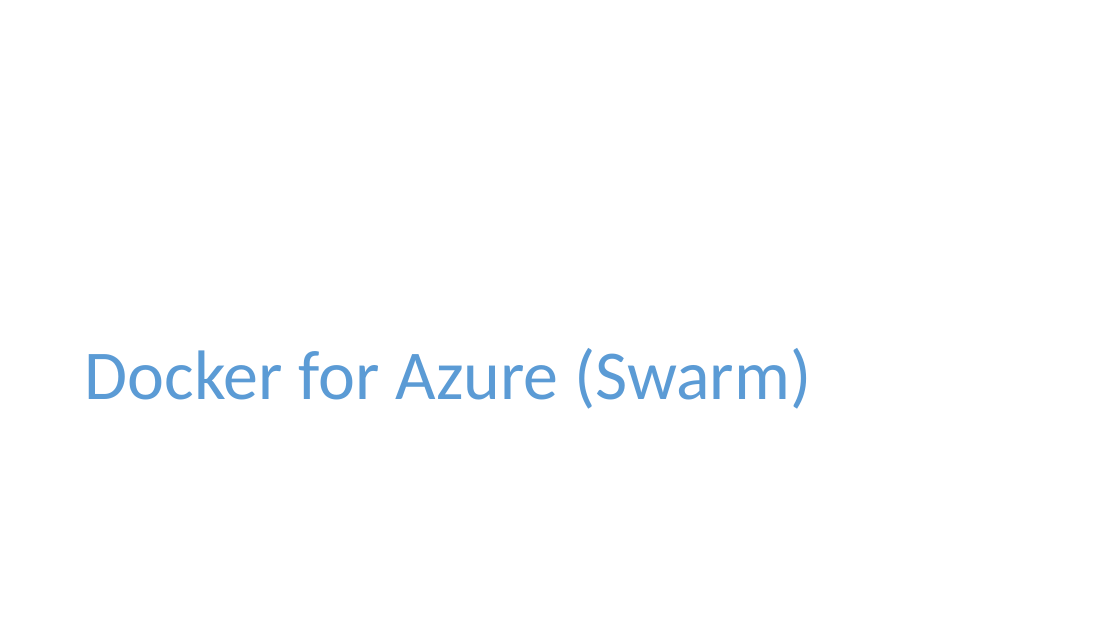
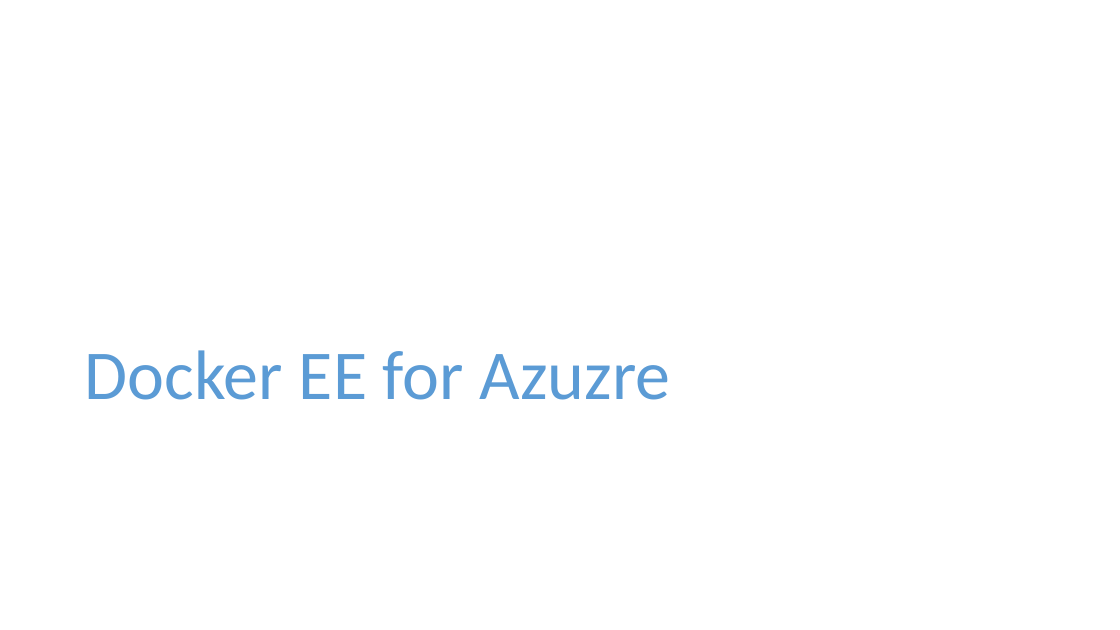
Before and after one commit to dbafromthecold/ContainersInTheCloud, a slide deck: slide 12 of ContainersInTheCloud.pptx (slide 9 before the commit). Drawn at 1120x630 pixels with LibreOffice and Linux fonts; fonts in the diff are those of the drawing; background and template pictures are left out. Boxes give left, top, right and bottom in pixels: in the first picture for what was removed or moved away, otherwise in the second. Text is boxed around its words. In the diff, an @@ line names an element or a change of style, - is before the commit and + after.

```diff
--- a/ContainersInTheCloud.pptx
+++ b/ContainersInTheCloud.pptx
@@ title at box(85, 350, 670, 400): text changed @@
-Docker for Azure (Swarm)
+Docker EE for Azuzre
```
Also in this commit, not shown: 13 slides added, 6 slides removed, 3 other files.
